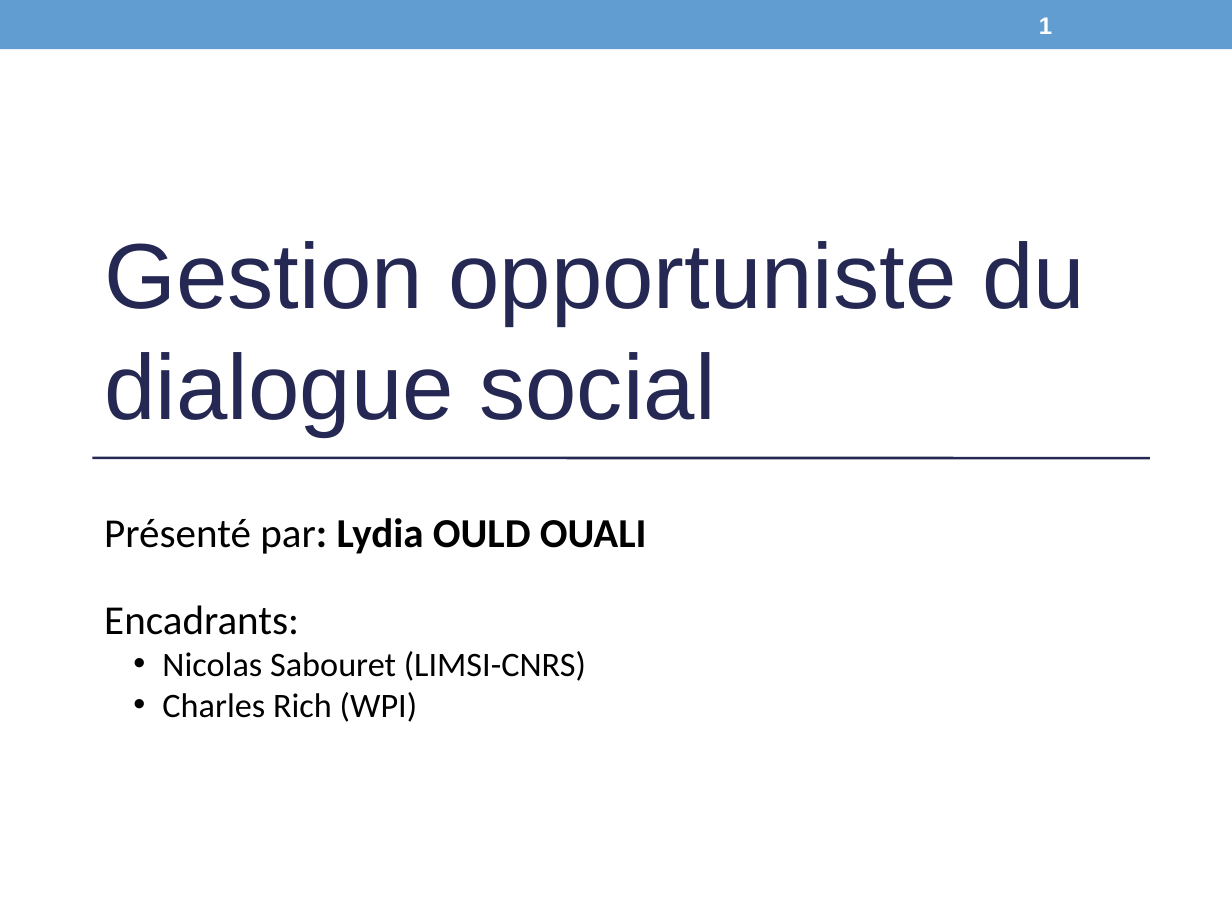
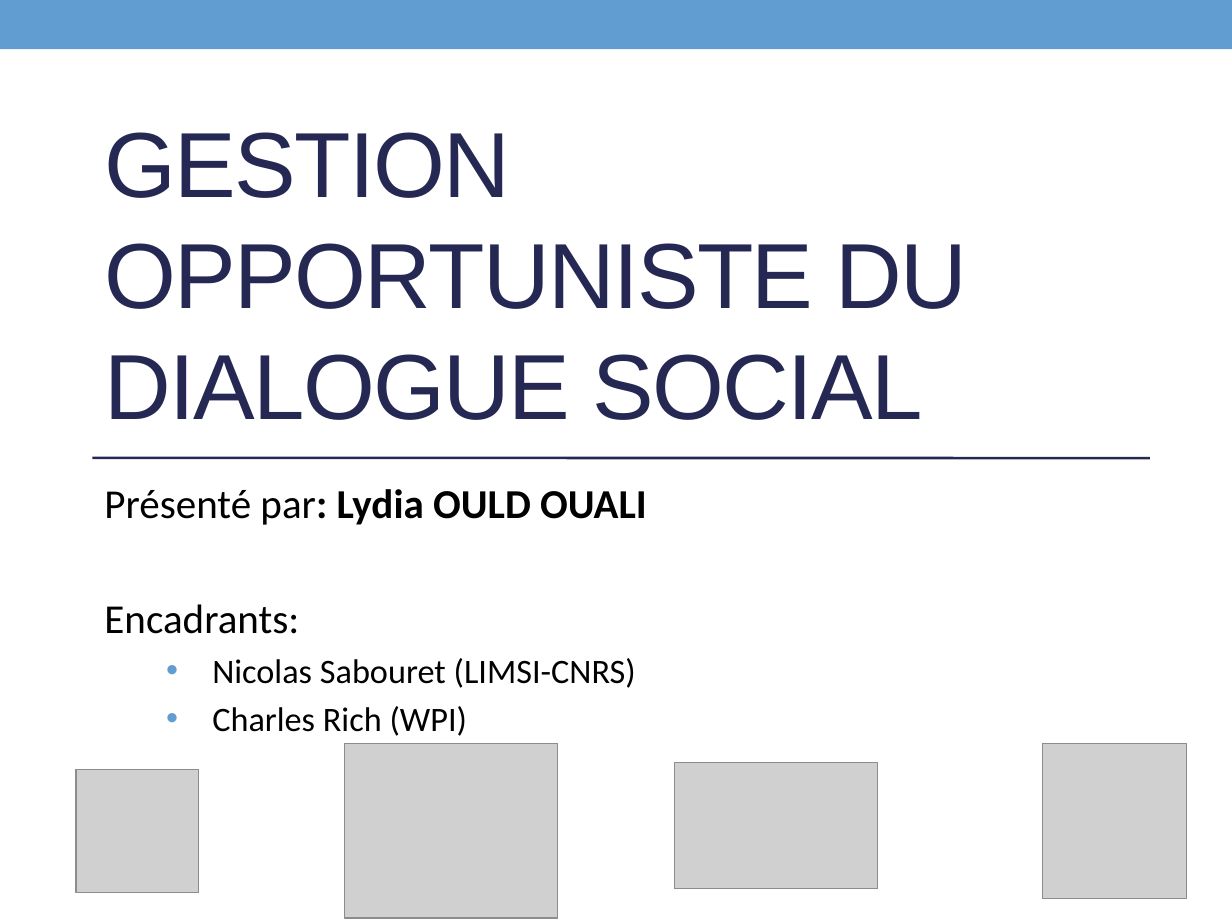
Before and after one commit to Olydia/Discolog, a slide deck: slide 1 of papers/Presentations/CPU_Presentation.pptx. Drawn at 1232x924 pixels with LibreOffice and Linux fonts; fonts in the diff are those of the drawing; grey boxes stand for pictures. Boxes give left, top, right and bottom in pixels: in the first picture for what was removed or moved away, otherwise in the second. Text is boxed around its words. In the diff, an @@ line names an element or a change of style, - is before the commit and + after.

```diff
--- a/papers/Presentations/CPU_Presentation.pptx
+++ b/papers/Presentations/CPU_Presentation.pptx
@@ page number removed at bbox=[1039, 17, 1052, 34] @@
-1
@@ title at bbox=[105, 132, 968, 420]: text changed @@
-Gestion opportuniste du dialogue social
+GESTION OPPORTUNISTE DU DIALOGUE SOCIAL
@@ subtitle "Présenté par: Lydia OULD OUALI": place and size @@
-subtitle "Présenté par: Lydia OULD OUALI" at bbox=[104, 518, 647, 722]
+subtitle "Présenté par: Lydia OULD OUALI" at bbox=[104, 489, 647, 736]
@@ subtitle "Présenté par: Lydia OULD OUALI" at bbox=[104, 489, 647, 736]: more space between paragraphs; indent changed @@
@@ picture added at bbox=[345, 744, 558, 918] @@
@@ picture added at bbox=[1042, 744, 1185, 899] @@
@@ picture added at bbox=[76, 770, 200, 893] @@
@@ picture added at bbox=[674, 763, 877, 890] @@
```
Also in this commit, not shown: 27 other slides changed, 4 slides added, 1 slide removed, 8 other files.
